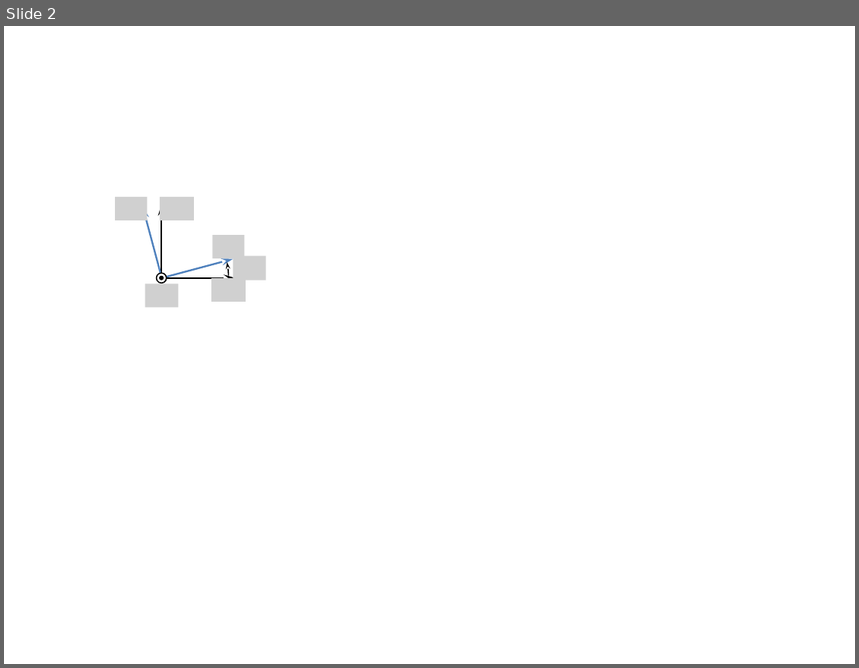
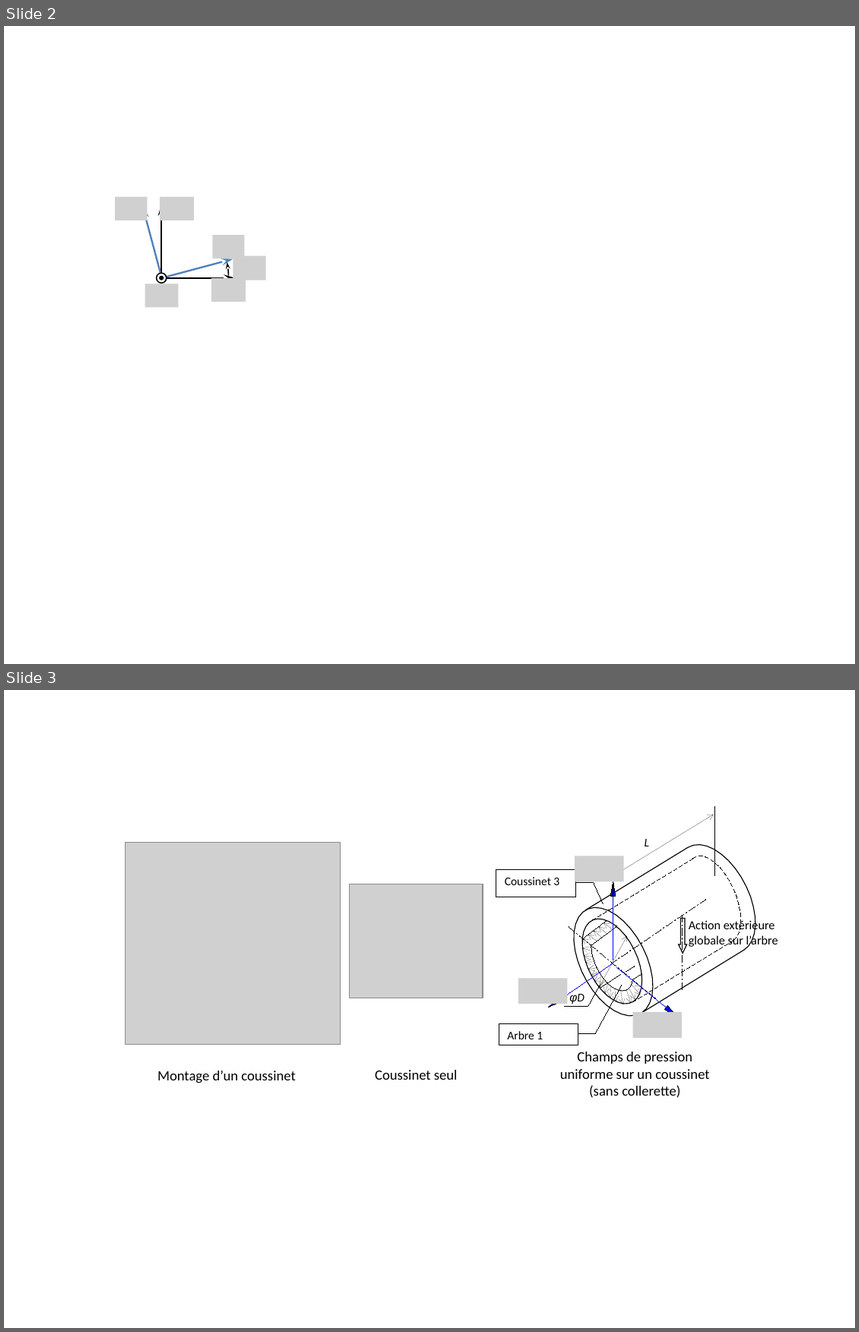
Before and after one commit to xpessoles/Cy_04_PSI_ModelisationDynamique, a slide deck: Revisions_Statique/Fiche_01_Statique_MAM_2D_3D_PTS/images/Figure.pptx. Shown one above the other, each under a label of ours: slide 2 before the commit, slides 2 and 3 after it. The pictures are 859x668 and 859x1332 pixels, drawn with LibreOffice and Linux fonts; fonts in the diff are those of the drawing; grey boxes stand for pictures. Boxes give left, top, right and bottom in pixels: in the first picture for what was removed or moved away, otherwise in the second. Text is boxed around its words. In the diff, an @@ line names an element or a change of style, - is before the commit and + after.

```diff
--- a/Revisions_Statique/Fiche_01_Statique_MAM_2D_3D_PTS/images/Figure.pptx
+++ b/Revisions_Statique/Fiche_01_Statique_MAM_2D_3D_PTS/images/Figure.pptx
@@ slide 3 added at <box>4,690,855,1328</box>, background #FFFFFF @@
@@ picture added at <box>126,842,340,1045</box> @@
@@ picture added at <box>576,856,624,882</box> @@
@@ picture added at <box>350,884,482,998</box> @@
@@ text added at <box>689,920,778,948</box>, 10.5 pt, text #000000 @@
+Action extérieure globale sur l’arbre
@@ picture added at <box>518,979,567,1004</box> @@
@@ group added at <box>496,806,756,1021</box>: 20 arrows, 15 freeform shapes, 12 lines, 2 double arrows, 2 texts, 1 rectangle, 1 border callout, 1 up arrow @@
+L
+φD
+Coussinet 3
@@ border callout added at <box>499,1024,578,1046</box>, fill #FFFFFF, outline #000000 0 pt, 10 pt, text #000000 @@
+Arbre 1
@@ picture added at <box>633,1011,683,1037</box> @@
@@ text added at <box>560,1052,709,1098</box>, 12 pt, text #000000 @@
+Champs de pression uniforme sur un coussinet
+(sans collerette)
@@ text added at <box>158,1071,295,1084</box>, 12 pt, text #000000 @@
+Montage d’un coussinet
@@ text added at <box>375,1070,458,1080</box>, 12 pt, text #000000 @@
+Coussinet seul
```
Also in this commit, not shown: 4 other slides added, 1 slide removed, 7 other files.
